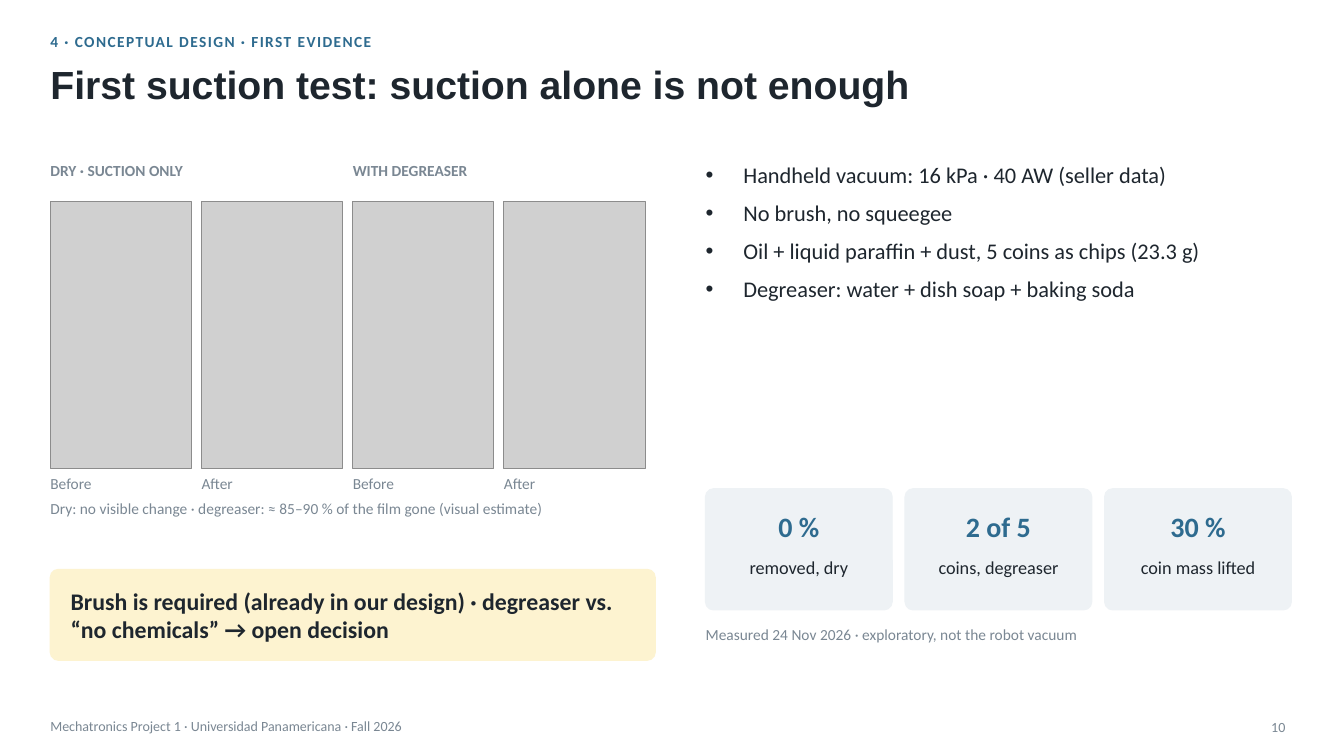
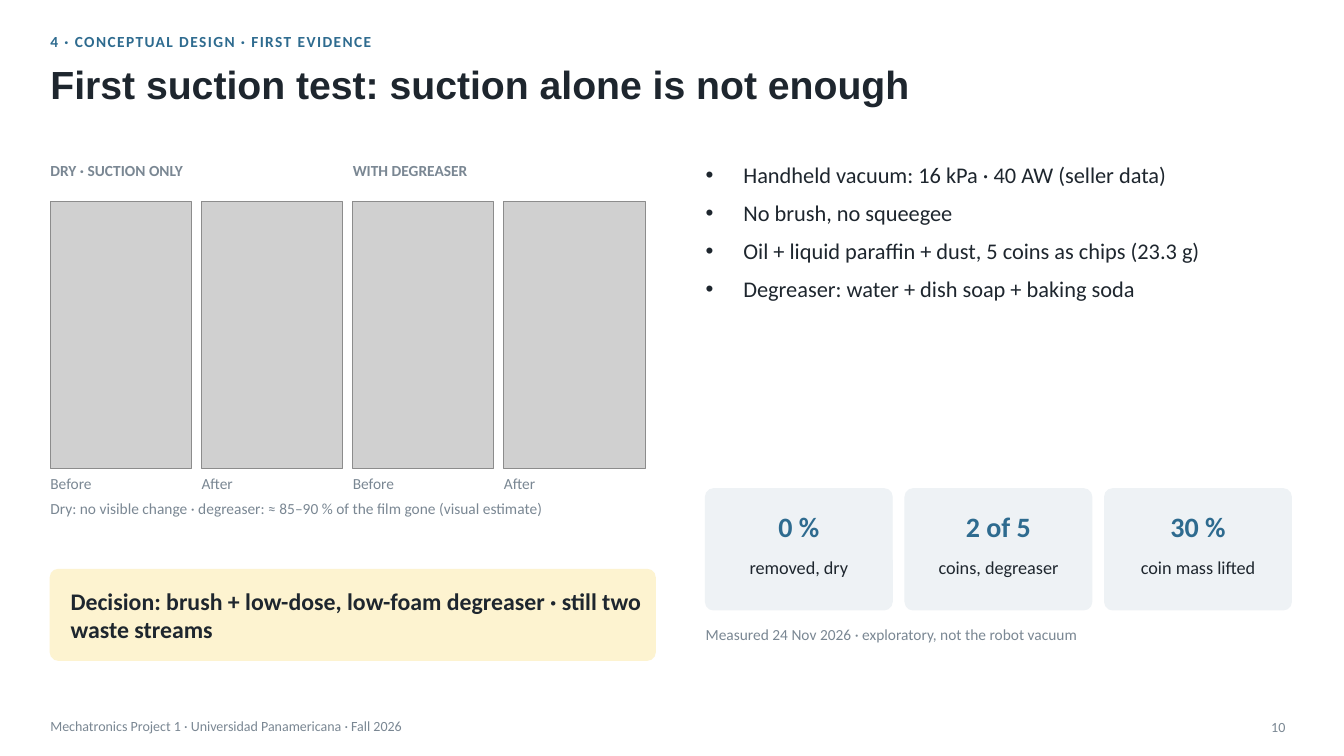
Before and after one commit to Happenedspice17/industrial-waste-clean-machine, a slide deck: slide 10 of docs/semester-1-deliverables/Final_Presentation_Waste_Robot_v4.pptx. Drawn at 1344x756 pixels with LibreOffice and Linux fonts; fonts in the diff are those of the drawing; grey boxes stand for pictures. Boxes give left, top, right and bottom in pixels: in the first picture for what was removed or moved away, otherwise in the second. Text is boxed around its words. In the diff, an @@ line names an element or a change of style, - is before the commit and + after.

```diff
--- a/docs/semester-1-deliverables/Final_Presentation_Waste_Robot_v4.pptx
+++ b/docs/semester-1-deliverables/Final_Presentation_Waste_Robot_v4.pptx
@@ text at <box>71,593,641,638</box>: text changed @@
-Brush is required (already in our design) · degreaser vs. “no chemicals” → open decision
+Decision: brush + low-dose, low-foam degreaser · still two waste streams
```
Also in this commit, not shown: 5 other slides changed, 28 other files.
